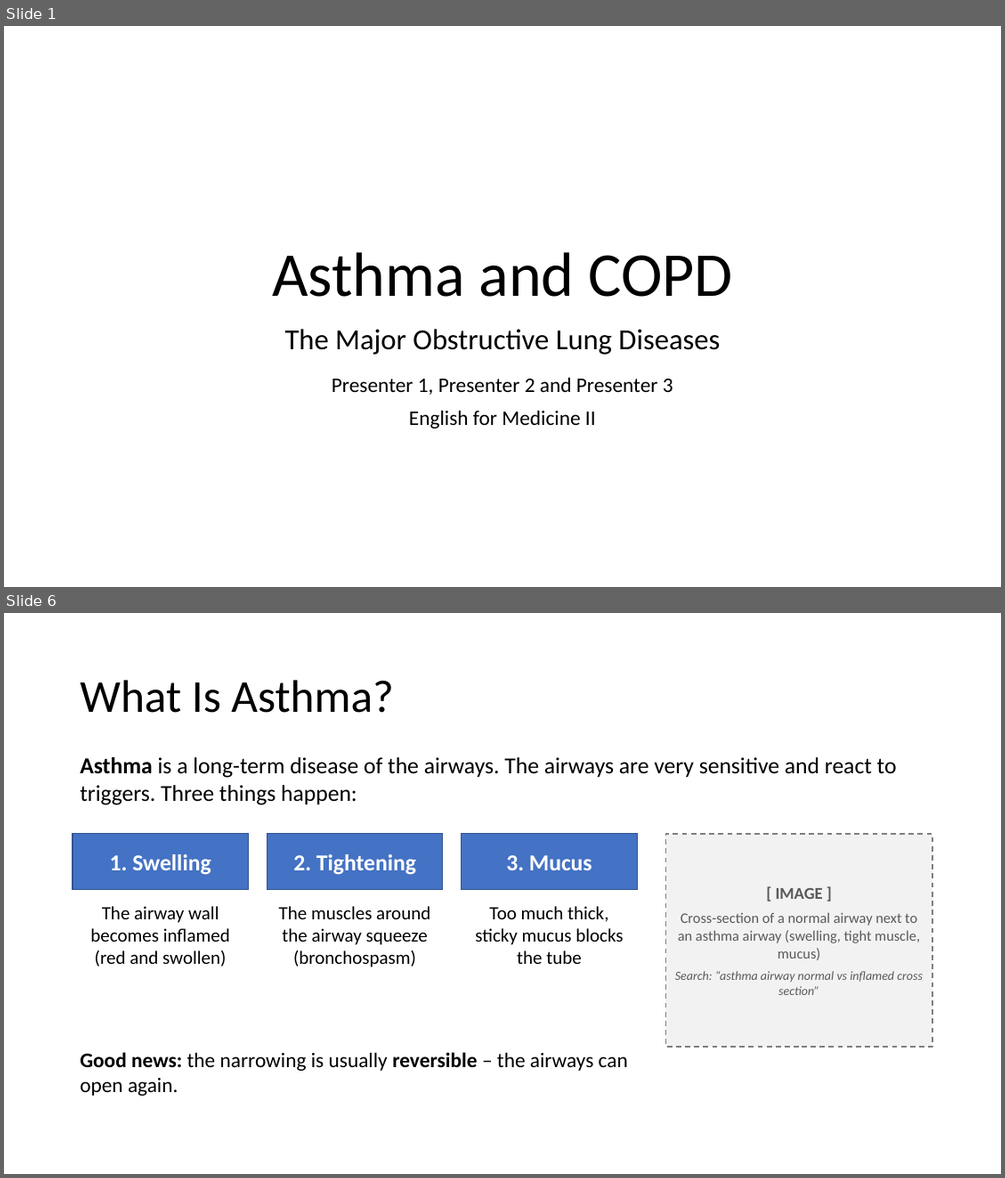
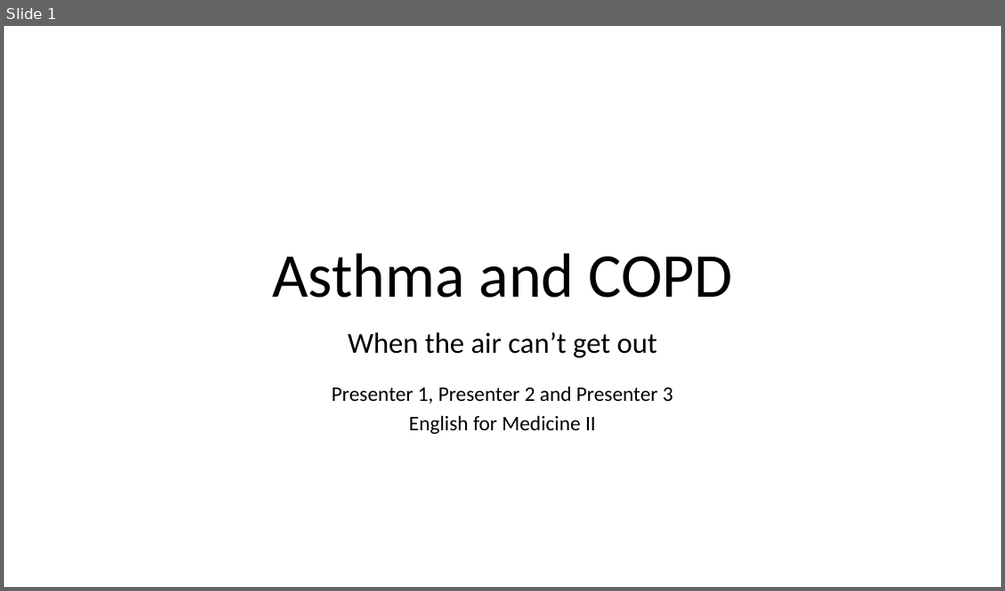
Before and after one commit to mrm145/Claude-CoWorkNotCode, a slide deck: Asthma_and_COPD_Presentation.pptx. Shown one above the other, each under a label of ours: slides 1 and 6 before the commit, slide 1 after it; the slides between them are not shown. The pictures are 1005x1178 and 1005x591 pixels, drawn with LibreOffice and Linux fonts; fonts in the diff are those of the drawing. Boxes give left, top, right and bottom in pixels: in the first picture for what was removed or moved away, otherwise in the second. Text is boxed around its words. In the diff, an @@ line names an element or a change of style, - is before the commit and + after.

```diff
--- a/Asthma_and_COPD_Presentation.pptx
+++ b/Asthma_and_COPD_Presentation.pptx
@@ slide 6 removed at (4, 613, 1001, 1174), background #FFFFFF @@
@@ title removed at (80, 680, 394, 713) @@
-What Is Asthma?
@@ text removed at (80, 757, 897, 805) @@
-Asthma is a long-term disease of the airways. The airways are very sensitive and react to triggers. Three things happen:
@@ rectangle removed at (73, 834, 249, 890) @@
-1. Swelling
@@ rectangle removed at (267, 834, 443, 890) @@
-2. Tightening
@@ rectangle removed at (461, 834, 638, 890) @@
-3. Mucus
@@ rectangle removed at (666, 834, 933, 1046) @@
-[ IMAGE ]
-Cross-section of a normal airway next to an asthma airway (swelling, tight muscle, mucus)
-Search: “asthma airway normal vs inflamed cross section”
@@ text removed at (90, 906, 230, 966) @@
-The airway wall becomes inflamed (red and swollen)
@@ text removed at (279, 906, 430, 967) @@
-The muscles around the airway squeeze (bronchospasm)
@@ text removed at (475, 906, 623, 964) @@
-Too much thick, sticky mucus blocks the tube
@@ text removed at (80, 1052, 628, 1095) @@
-Good news: the narrowing is usually reversible – the airways can open again.
@@ slide 1 changed as well @@
@@ text at (348, 332, 657, 358): text changed @@
-The Major Obstructive Lung Diseases
+When the air can’t get out
@@ text at (332, 386, 673, 434): line spacing 0.9 to 1; less space between paragraphs @@
```
Also in this commit, not shown: 13 other slides changed, 11 slides added, 8 other slides removed, 1 other file.
